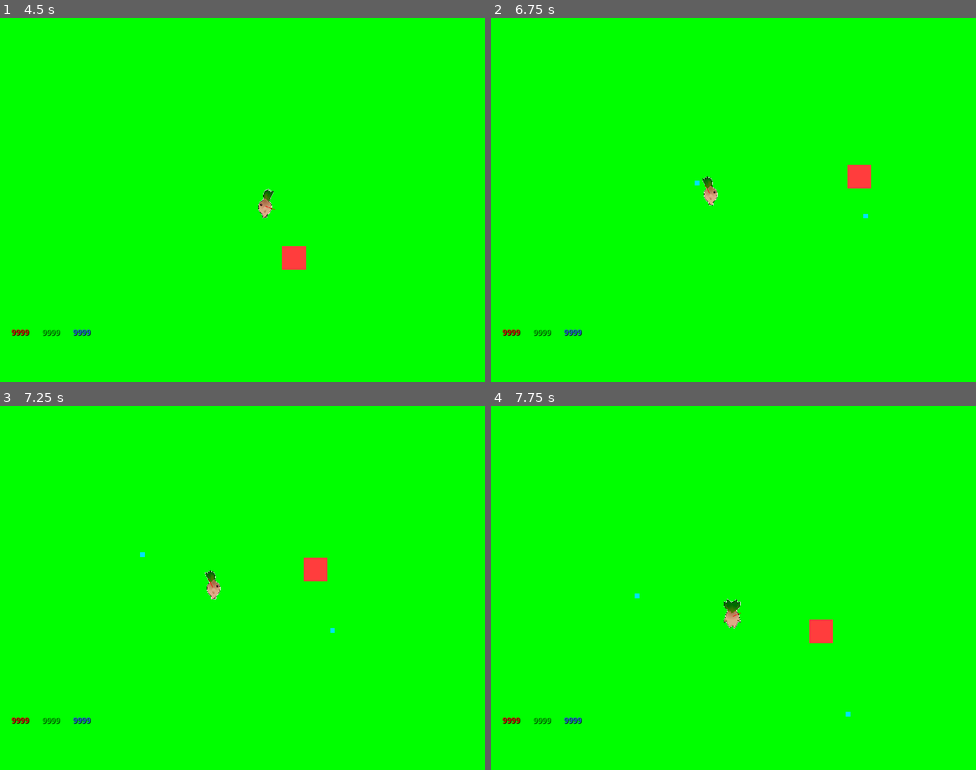
Above: before the commit, frames 1-4 (two rows, left to right).
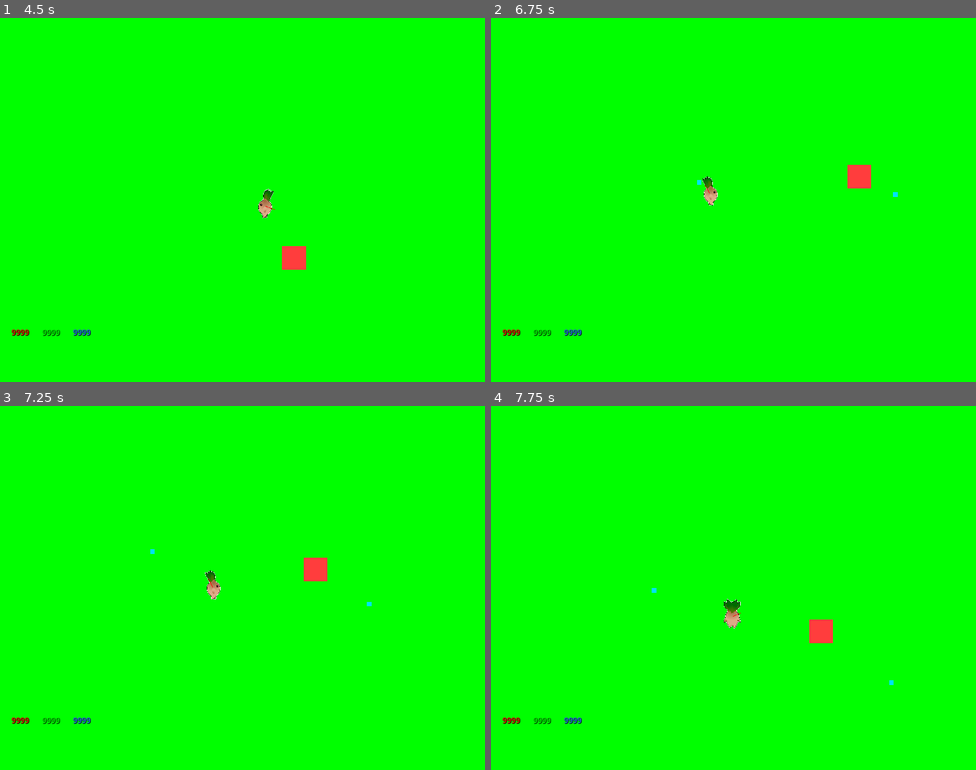
Above: after the commit, the same moments.

Repository: Zereijin/GGJ2023
Game: Godot game, scene res://main_menu/main_menu.tscn
The game is run twice, just before and just after one commit, with the same random seed, the same clock (stepped at 60 frames per second) and the same inputs.
Inputs (mouse positions are in pixels of both pictures, inside the frame that each line leads up to):
- Up to frame 1 (4.5 s): click "Play" at 0.5 s; move the mouse to (349, 181) at 1.27 s; hold D (right) 1.28-2.03 s; move the mouse to (145, 218) at 2.02 s; hold S (down) 2.03-2.78 s; move the mouse to (291, 119) at 2.77 s; hold D (right) 2.78-3.53 s; move the mouse to (218, 272) at 3.52 s; hold W (up) 3.53-4.28 s; move the mouse to (388, 254) at 4.27 s; hold A (left) from 4.28 s (still down)
- Up to frame 2 (6.75 s): move the mouse to (588, 145) at 5.02 s; move the mouse to (757, 200) at 5.77 s; release A (left) at 5.78 s; hold S (down) 5.78-6.53 s; move the mouse to (660, 109) at 6.52 s; hold D (right) from 6.53 s (still down)
- Up to frame 3 (7.25 s): keep holding D (right)
- Up to frame 4 (7.75 s): move the mouse to (840, 569) at 7.27 s; release D (right) at 7.28 s; hold W (up) from 7.28 s (still down)

Frame 1 is identical in both runs. In frame 2, less than 0.1% of the frame differs, in the area x 42-84%, y 44-55%; in frame 3, less than 0.1%; in frame 4, less than 0.1%, in the area x 29-83%, y 50-86%.

Commit message:
Give guns and projectiles variable damage

Diff:
--- a/game/gun.gd
+++ b/game/gun.gd
@@ -15,10 +15,21 @@
 ## How far left or right of the nominal direction the gun may fire, in radians
 var angle_range := 0.0
 
+## The probability of the gun launching a critical-hit projectile, between 0 and 1
+var critical_probability := 0.0
+
+## The damage dealt normally
+var normal_damage := 1
+
+## The damage dealt during a critical hit
+var critical_damage := 1
+
 
 func _fire() -> void:
 	for i in range(projectile_count):
-		var proj := projectile.instantiate() as RigidBody2D
+		var critical := randf() < critical_probability
+		var proj := projectile.instantiate() as Projectile
 		proj.position = plant.position
 		proj.linear_velocity = proj.linear_velocity.rotated(rotation).rotated(randf_range(-angle_range, angle_range))
+		proj.damage = critical_damage if critical else normal_damage
 		plant.get_parent().add_child(proj)
--- a/game/player/player.gd
+++ b/game/player/player.gd
@@ -10,9 +10,24 @@
 @export_range(0, 10) var movement_speed_level: int = 0
 @export_range(0, 10) var dodge_level: int = 0
 @export_range(0, 10) var luck_level: int = 0
-@export_range(0, 10) var projectile_damage_level: int = 0
+@export_range(0, 10) var projectile_damage_level: int = 0:
+	get:
+		return projectile_damage_level
+	set(value):
+		projectile_damage_level = value
+		if gun != null:
+			gun.normal_damage = value + 1
+			gun.critical_damage = (value + 1) * 2
+
 @export_range(0, 10) var projectile_attack_speed_level: int = 0
-@export_range(0, 10) var projectile_crit_chance_level: int = 0
+@export_range(0, 10) var projectile_crit_chance_level: int = 0:
+	get:
+		return projectile_crit_chance_level
+	set(value):
+		projectile_crit_chance_level = value
+		if gun != null:
+			gun.critical_probability = value / 25.0
+
 @export_range(0, 10) var projectile_count_level: int = 0
 
 @export_range(0, 10)
--- a/game/projectile.gd
+++ b/game/projectile.gd
@@ -1,13 +1,17 @@
+class_name Projectile
 extends RigidBody2D
 
 ## Which physics layers the projectile should delete itself on contact with
 @export_flags_2d_physics
 var delete_on_touch := 0
 
+## How much damage the projectile should deal on impact
+var damage := 1
+
 func _on_body_entered(raw_body: Node) -> void:
 	var body := raw_body as PhysicsBody2D
 	var damageable := body.get_node("Damageable") as Damageable
 	if damageable != null:
-		damageable.damage(1)
+		damageable.damage(damage)
 	if body.collision_layer & delete_on_touch:
 		get_tree().queue_delete(self)
